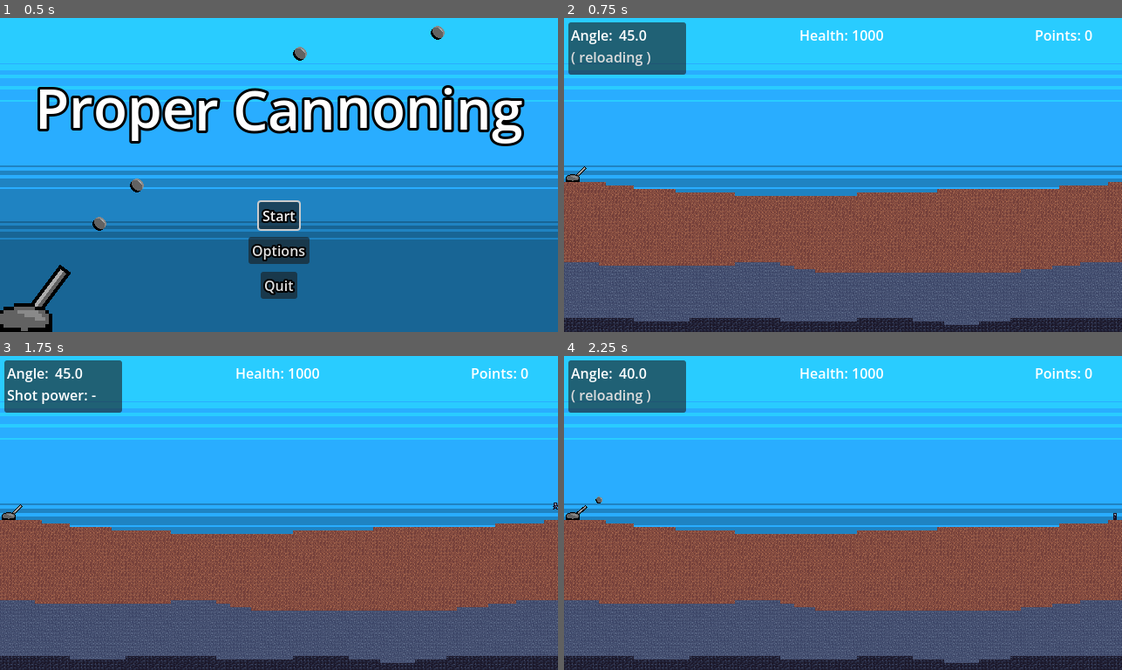
Above: before the commit, frames 1-4 (two rows, left to right).
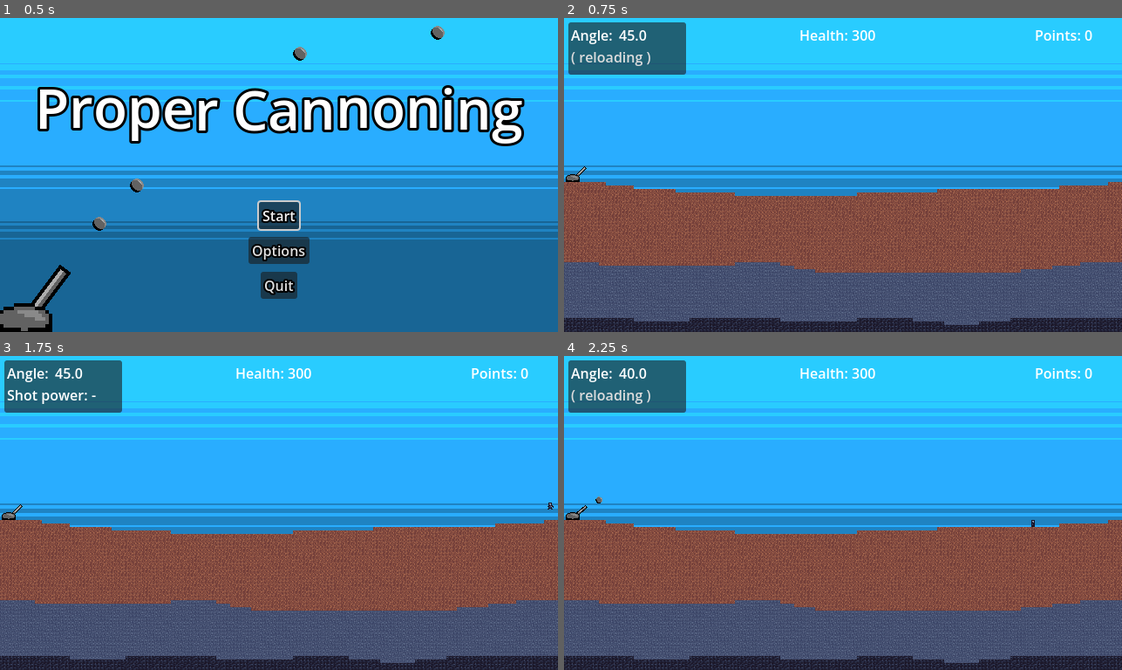
Above: after the commit, the same moments.

Repository: hunttis/ld-60
Game: Godot game, scene res://assets/scenes/master.tscn
Same seed, same stepped clock (60 frames per second), same inputs: the game is played once before the commit and once after it. Sound files missing from this copy of the repository are replaced by a short silence.
Inputs (mouse positions are in pixels of both pictures, inside the frame that each line leads up to):
- Up to frame 1 (0.5 s): no input
- Up to frame 2 (0.75 s): click "Start" at 0.5 s
- Up to frame 3 (1.75 s): tap Enter at 1.25 s; move the mouse to (401, 497) at 1.27 s; hold Shift (angle_finesse_modifier) from 1.28 s (still down)
- Up to frame 4 (2.25 s): tap Space (shoot) at 2 s; move the mouse to (731, 528) at 2.02 s; release Shift (angle_finesse_modifier) at 2.03 s; tap Right (lower_cannon_angle) at 2.1 s

Frame 1 is identical in both runs. In frame 2, less than 0.1% of the frame differs, in the area x 51-58%, y 3-8%; in frame 3, less than 0.1%, in the area x 51-100%, y 3-49%; in frame 4, less than 0.1%.

Commit message:
Nopea kuolema

Diff:
--- a/assets/scenes/enemies/enemy.gd
+++ b/assets/scenes/enemies/enemy.gd
@@ -30,7 +30,7 @@
 static func create(_stats: EnemyStats, _speed: float) -> Enemy:
   var enemy: Enemy = load("res://assets/scenes/enemies/enemy.tscn").instantiate()
   enemy.stats = _stats
-  enemy.speed = _speed
+  enemy.speed = _speed * 20
   return enemy
 
 func _fit_shapes_to_sprite() -> void:
--- a/assets/scenes/player/player.gd
+++ b/assets/scenes/player/player.gd
@@ -1,6 +1,6 @@
 extends Node2D
 
-@export var start_health: int = 1000
+@export var start_health: int = 300
 
 @onready var health: float = start_health
 
